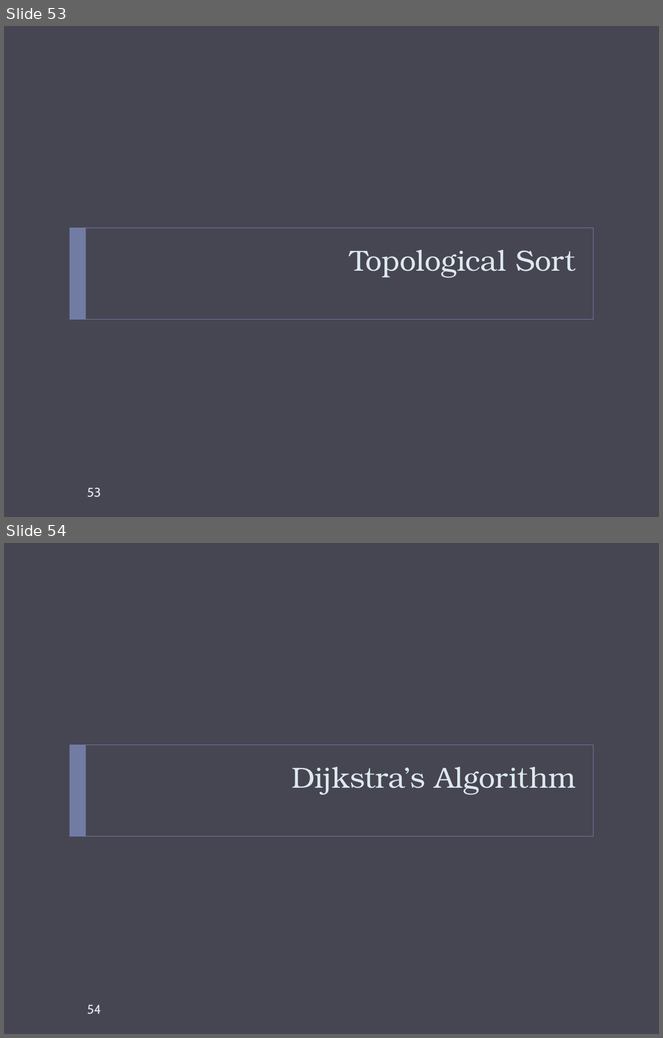
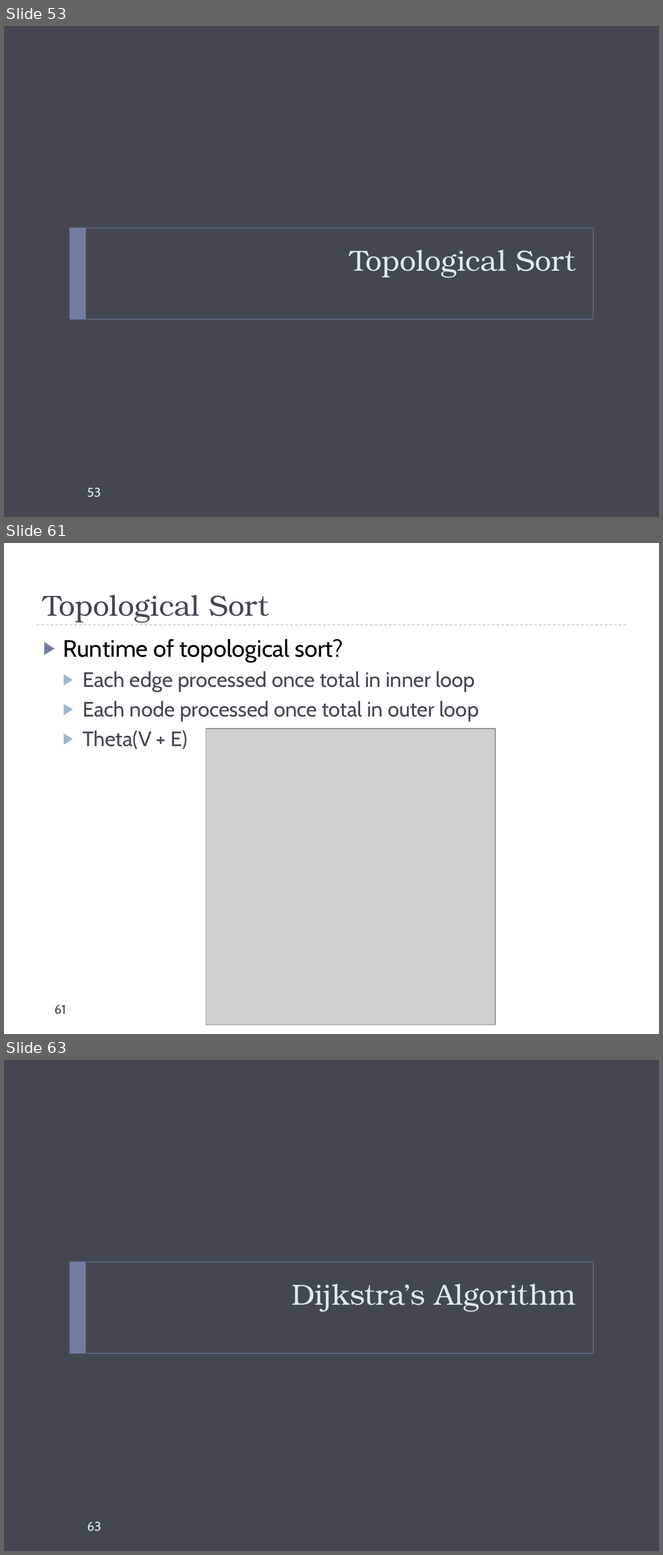
Before and after one commit to markfloryan/dsa2, a slide deck: slides/graphs-basic.pptx. Shown one above the other, each under a label of ours: slides 53 and 54 before the commit, slides 53, 61 and 63 after it; the slides between them are not shown. The pictures are 663x1038 and 663x1555 pixels, drawn with LibreOffice and Linux fonts; fonts in the diff are those of the drawing; grey boxes stand for pictures. Boxes give left, top, right and bottom in pixels: in the first picture for what was removed or moved away, otherwise in the second. Text is boxed around its words. In the diff, an @@ line names an element or a change of style, - is before the commit and + after.

```diff
--- a/slides/graphs-basic.pptx
+++ b/slides/graphs-basic.pptx
@@ slide 61 added at box(4, 543, 659, 1034), background #FFFFFF @@
@@ title added at box(43, 595, 269, 623), 32 pt, text #464653 @@
+Topological Sort
@@ line added from (37, 625) to (626, 625), #9FB8CD 0.75 pt dashed @@
@@ text added at box(63, 639, 479, 749), 23 pt, text #464653 @@
+▶ Runtime of topological sort?
+  ▶ Each edge processed once total in inner loop
+  ▶ Each node processed once total in outer loop
+  ▶ Theta(V + E)
@@ picture added at box(206, 729, 495, 1025) @@
@@ page number added at box(54, 1005, 66, 1015), 14 pt, text #464653 @@
+61
@@ what was slide 54 is now slide 63 @@
@@ page number at box(87, 1522, 101, 1532): text changed @@
-54
+63
```
Also in this commit, not shown: 17 slides changed, 8 other slides added, 2 slides removed, 9 other files.
